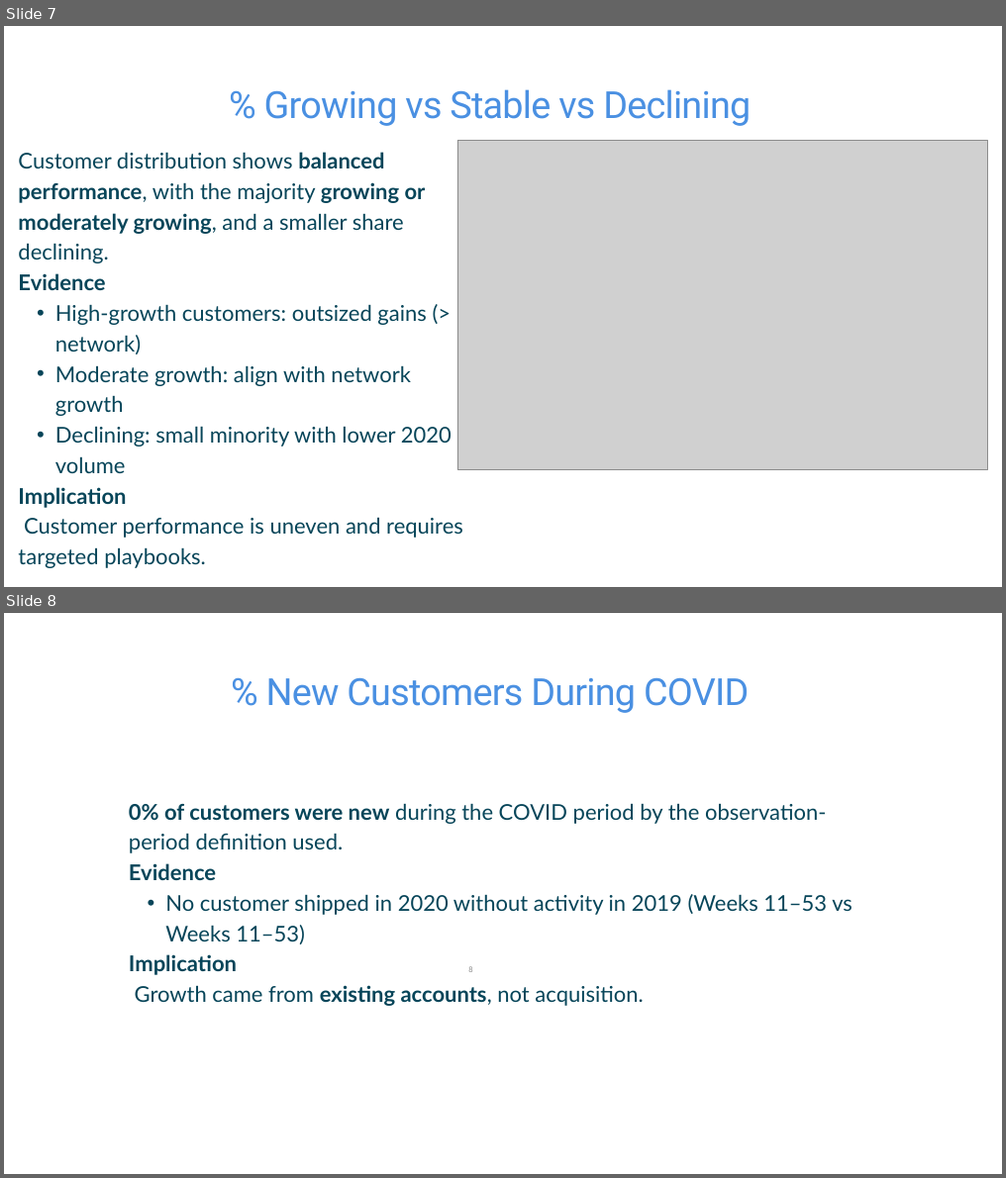
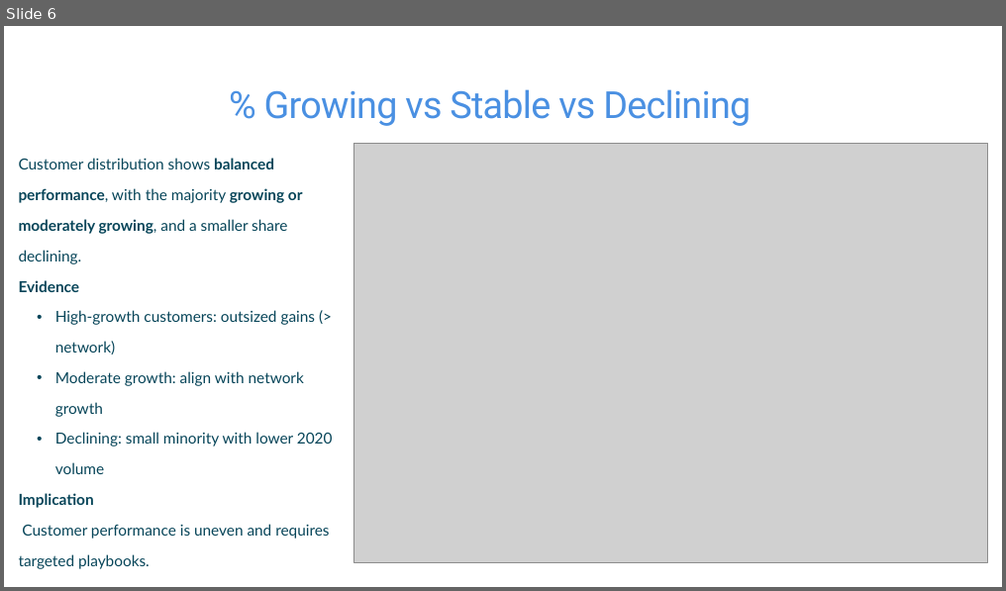
Before and after one commit to John-Adedoyin-001/Data-program-COMP-603_PROJECT-EBOSELE-AND-JOHN, a slide deck: John-Ebose-Project-Presentation--COVID-19-Impact-on-ABC-Company.pptx. Shown one above the other, each under a label of ours: slides 7 and 8 before the commit, slide 6 after it. The pictures are 1006x1178 and 1006x591 pixels, drawn with LibreOffice and Linux fonts; fonts in the diff are those of the drawing; grey boxes stand for pictures. Boxes give left, top, right and bottom in pixels: in the first picture for what was removed or moved away, otherwise in the second. Text is boxed around its words. In the diff, an @@ line names an element or a change of style, - is before the commit and + after.

```diff
--- a/John-Ebose-Project-Presentation--COVID-19-Impact-on-ABC-Company.pptx
+++ b/John-Ebose-Project-Presentation--COVID-19-Impact-on-ABC-Company.pptx
@@ slide 8 removed at [4,613,1002,1174], background #FFFFFF @@
@@ text removed at [266,677,748,713] @@
-% New Customers During COVID
@@ text removed at [129,803,852,1006] @@
-0% of customers were new during the COVID period by the observation-period definition used.
-Evidence
-  • No customer shipped in 2020 without activity in 2019 (Weeks 11–53 vs Weeks 11–53)
-Implication
-Growth came from existing accounts, not acquisition.
@@ page number removed at [468,966,472,972] @@
-8
@@ what was slide 7 is now slide 6 @@
@@ slide 6 changed as well @@
@@ text "Customer distribution shows balanced performance, ..." at [19,158,333,570]: size 31.4 to 22 pt @@
@@ picture: place and size @@
-picture at [457,140,987,471]
+picture at [353,143,987,563]
```
Also in this commit, not shown: 7 other slides changed, 5 slides added, 3 other slides removed, 3 other files.
